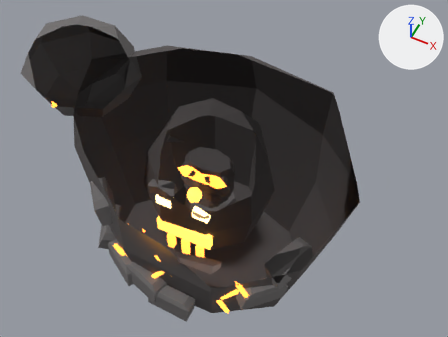
The glTF model assets/enemies/the_smelter.glb as it was, and as the next commit left it.
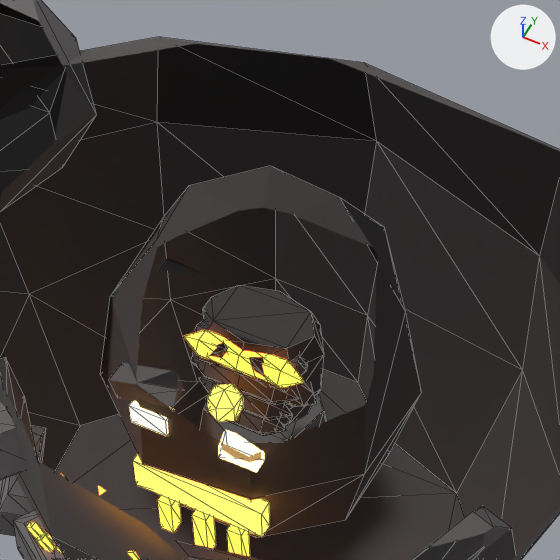
Each version appears first whole from a 50 mm lens placed at (0.605, -1.114, 1.455), pointed at (0.033, 0.031, 0.024), and next in a close-up on the part from 23% to 74% of the width and 9% to 77% of the height. The axes (+X, +Y, +Z) are drawn at upper right. The lights are the same throughout. The first two pictures are the older version. The close-ups show mesh edges as thin lines. Everything nearer to the camera than a plane just in front of the edit is cut away. Vertices at exactly the same position are counted once.

Objects in the first close-up: 'Head', 'Head_Drip', 'LeftHand', 'PauldronL', 'RightHand', 'RightHand_Glow', 'Torso' and 1 more.
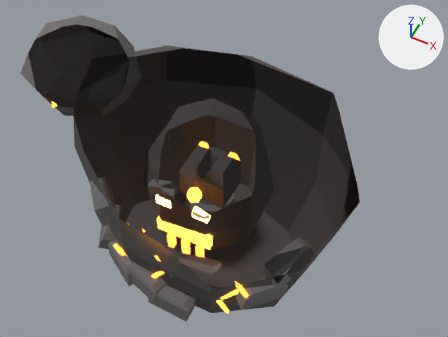
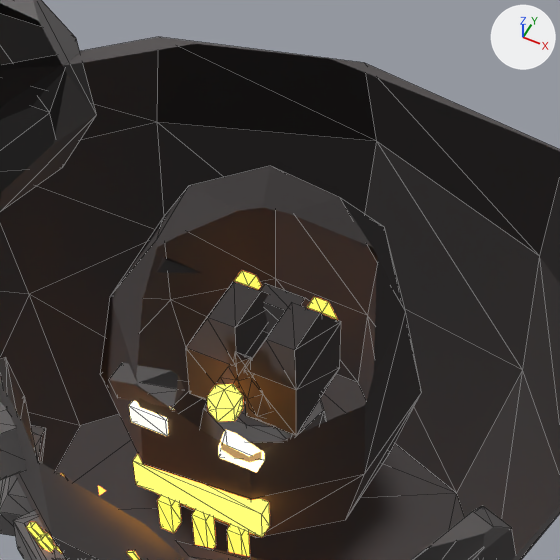
What differs and where, as boxes (x1, y1, x2, y2) in the close-ups (560 x 560 px):
'LeftHand', reshaped: before (184, 285, 327, 451); after (186, 270, 269, 406)
'RightHand', reshaped: before (192, 342, 308, 426); after (200, 284, 341, 451)
part 1 of me_lefthand, rebuilt: before (203, 285, 324, 427); after (186, 281, 269, 406)
part 2 of me_lefthand, added: after (219, 357, 252, 394)
part 3 of me_lefthand, added: after (234, 270, 261, 290)
part 4 of me_lefthand, deleted: before (206, 398, 286, 435)
part 5 of me_lefthand, deleted: before (194, 319, 208, 333)
part 6 of me_lefthand, deleted: before (184, 330, 316, 420)
part 7 of me_righthand, added (mostly hidden): after (237, 405, 273, 427)
part 8 of me_righthand, rebuilt (not visible before): after (245, 302, 341, 436)
part 9 of me_righthand, added: after (234, 352, 269, 418)
part 10 of me_righthand, added: after (259, 284, 310, 338)
part 11 of me_righthand, added: after (307, 297, 337, 320)
part 12 of me_righthand, deleted: before (290, 355, 308, 376)
part 13 of me_righthand, deleted (mostly hidden): before (278, 416, 292, 426)
part 14 of me_righthand, deleted: before (192, 342, 228, 367)

Edits to the bpy script that builds the scene:
```text
Change me_lefthand:
    used by ob_lefthand; location = (0.0, 0.0, 0.0)
    remove me_lefthand.from_pydata(...)  # 214 vertices, 384 faces; spans x -0.097..0.097, y -0.1..0.09, z -0.2..0.078
    add me_lefthand.from_pydata(...)  # 114 vertices, 200 faces; spans x -0.097..0.097, y -0.1..0.09, z -0.2..0.077
    me_lefthand part 1: the loose piece of 32 vertices spanning x -0.085..0.085, y -0.058..0.058, z -0.094..0.078 is rebuilt with 16 vertices and now spans x -0.076..-0.005, y -0.059..0.066, z -0.084..0.077
    me_lefthand part 2: a new loose piece of 20 vertices spanning x -0.043..0.014, y -0.069..-0.024, z -0.058..0.06, in mat_rock_0_090_0_080_0_080 (dark grey #555050)
    me_lefthand part 3: a new loose piece of 16 vertices spanning x -0.07..-0.032, y 0.032..0.07, z -0.082..0.075, in mat_glow_crack_0_900_0_300_0_040 (orange #f39538, glowing orange #ff9c3b)
    me_lefthand part 4: the loose piece of 20 vertices spanning x -0.059..0.059, y -0.07..-0.032, z -0.072..-0.04 is deleted
    me_lefthand part 5: the loose piece of 17 vertices spanning x -0.075..-0.042, y -0.058..-0.001, z 0.034..0.064 is deleted
    me_lefthand part 6: 80 vertices removed from x -0.084..0.084, y -0.07..-0.012, z -0.037..0.075
    other edits to the shape of me_lefthand do not show in these pictures
Change me_righthand:
    used by ob_righthand; location = (0.0, 0.0, 0.0)
    remove me_righthand.from_pydata(...)  # 214 vertices, 384 faces; spans x -0.097..0.097, y -0.1..0.09, z -0.2..0.078
    add me_righthand.from_pydata(...)  # 114 vertices, 200 faces; spans x -0.097..0.097, y -0.1..0.09, z -0.2..0.077
    me_righthand part 7: a new loose piece, an 8-sided cut cone along z (radius 0.044 at the low end, 0.051 at the high end) spanning x -0.051..0.051, y -0.051..0.051, z -0.133..-0.078, in mat_rock_0_090_0_080_0_080 (dark grey #555050)
    me_righthand part 8: the loose piece of 32 vertices spanning x -0.085..0.085, y -0.058..0.058, z -0.094..0.078 is rebuilt with 16 vertices and now spans x 0.005..0.076, y -0.059..0.066, z -0.084..0.077
    me_righthand part 9: a new loose piece of 20 vertices spanning x -0.014..0.043, y -0.069..-0.024, z -0.058..0.06, in mat_rock_0_090_0_080_0_080 (dark grey #555050)
    me_righthand part 10: a new loose piece of 16 vertices spanning x -0.056..0.056, y 0.017..0.078, z -0.078..0.065, in mat_rock_0_090_0_080_0_080 (dark grey #555050)
    me_righthand part 11: a new loose piece of 16 vertices spanning x 0.032..0.07, y 0.032..0.07, z -0.082..0.075, in mat_glow_crack_0_900_0_300_0_040 (orange #f39538, glowing orange #ff9c3b)
    me_righthand part 12: the loose piece of 17 vertices spanning x 0.045..0.077, y -0.058..-0.001, z 0.034..0.064 is deleted
    me_righthand part 13: the loose piece of 17 vertices spanning x 0.025..0.056, y -0.058..-0.001, z -0.073..-0.043 is deleted
    me_righthand part 14: 80 vertices removed from x -0.084..0.084, y -0.07..-0.012, z -0.037..0.075
    other edits to the shape of me_righthand do not show in these pictures
```
